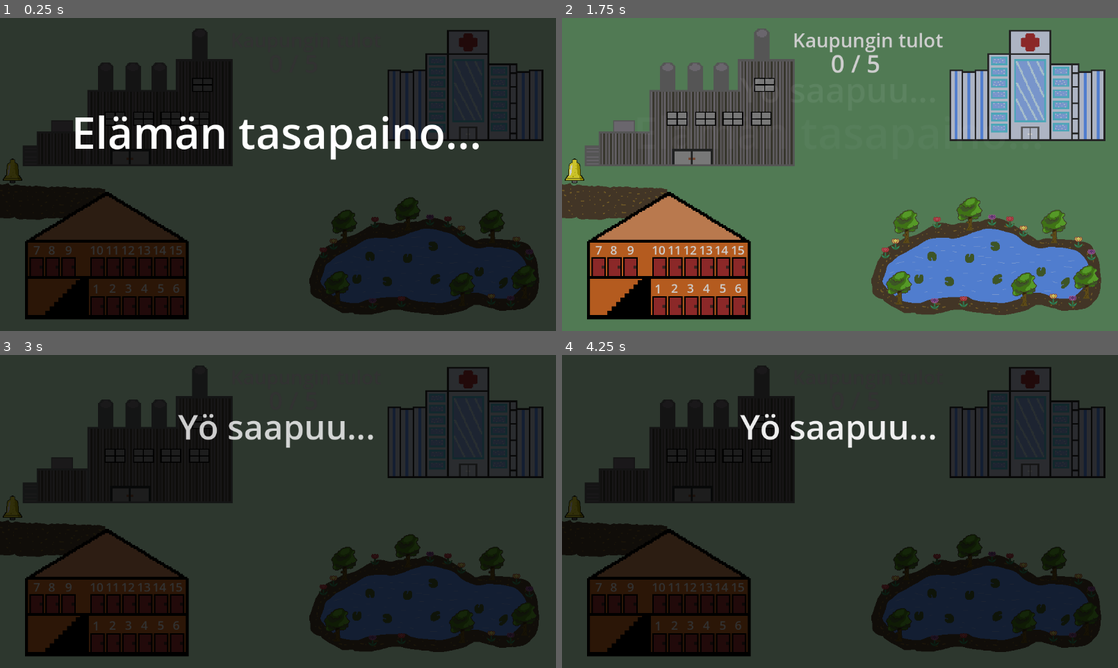
Above: before the commit, frames 1-4 (two rows, left to right).
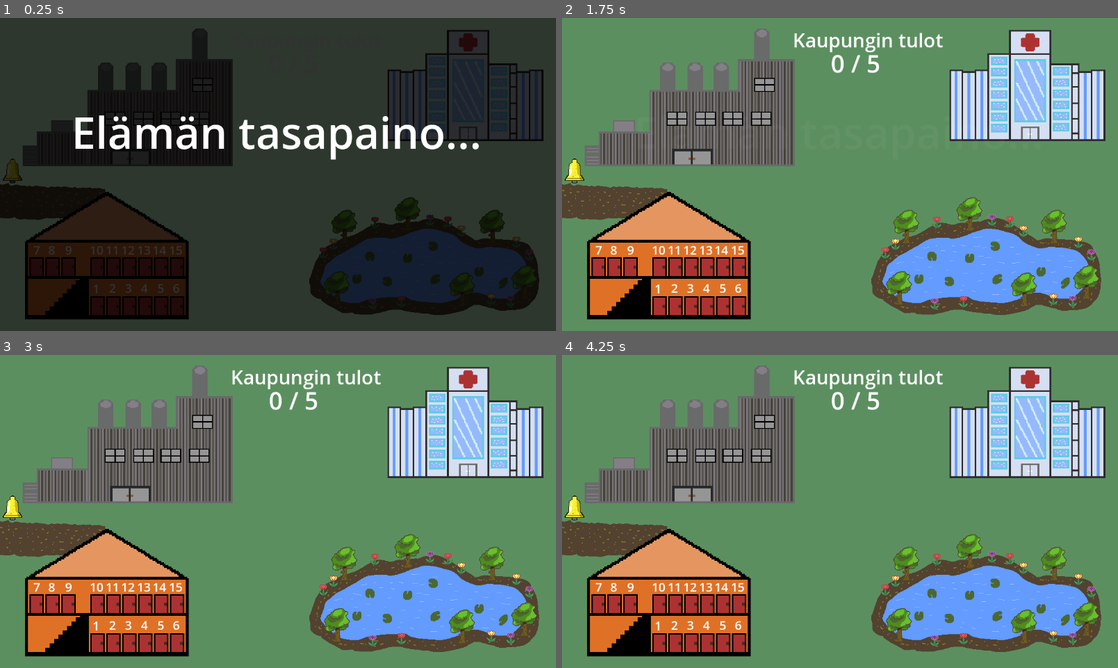
Above: after the commit, the same moments.

Repository: JuJuz1/Life-s-equilibrium
Game: Godot game, scene res://scenes/world.tscn
Two runs of this game, one before a commit and one after it. Both use one fixed random seed, a clock stepped at 60 frames per second and the inputs below.
Inputs (mouse positions are in pixels of both pictures, inside the frame that each line leads up to):
- Up to frame 1 (0.25 s): no input
- Up to frame 2 (1.75 s): tap Enter at 0.5 s; move the mouse to (962, 158) at 0.52 s; press the mouse at (962, 158) at 0.53 s; move the mouse to (728, 190) at 1.27 s; release the mouse at (728, 190) at 1.28 s; click (728, 190) at 1.35 s
- Up to frame 3 (3 s): move the mouse to (333, 442) at 2.02 s; press the mouse at (333, 442) at 2.03 s; move the mouse to (250, 574) at 2.77 s; release the mouse at (250, 574) at 2.78 s; click (250, 574) at 2.85 s
- Up to frame 4 (4.25 s): tap Space at 3.5 s; move the mouse to (1006, 558) at 3.52 s; press the mouse at (1006, 558) at 3.53 s

The runs differ from the first frame. In frame 2, 23% of the frame differs, in the area x 0-98%, y 3-95%; in frame 3, 97%, in the area x 0-100%, y 0-100%; in frame 4, 97%.

Commit message:
Day night cycle

Diff:
--- a/scenes/world.tscn
+++ b/scenes/world.tscn
@@ -20,7 +20,7 @@
 script = ExtResource("1_od65m")
 
 [node name="CanvasModulate" type="CanvasModulate" parent="."]
-color = Color(0.194349, 0.194349, 0.194349, 1)
+color = Color(0.196078, 0.196078, 0.196078, 1)
 
 [node name="TextureRect" type="TextureRect" parent="."]
 modulate = Color(0.411765, 0.760784, 0.439216, 0.564706)
@@ -154,6 +154,9 @@
 [node name="TimerRestart" type="Timer" parent="."]
 wait_time = 60.0
 
+[node name="TimerCycle" type="Timer" parent="."]
+wait_time = 15.0
+
 [node name="AudioMusic" type="AudioStreamPlayer" parent="."]
 editor_description = "https://pixabay.com/fi/music/sarjakuvia-your-game-comedy-173310/
 
--- a/scripts/character.gd
+++ b/scripts/character.gd
@@ -101,15 +101,12 @@
 	labels.labels_update(age, energy)
 
 	check_age_group()
-
 	timers_initialize()
 
 	# To prevent input
 	input_prevent = true
 	await get_tree().create_timer(1).timeout
 	var tween: Tween = create_tween().set_ease(Tween.EASE_IN_OUT).set_trans(Tween.TRANS_LINEAR)
-	# TODO: tweak
-	# Audio
 	tween.tween_property(self, "position:x", position.x + randi_range(380, 420), 2)
 	tween.tween_property(self, "position:y", position.y + randi_range(140, 200), 1)
 	tween.finished.connect(func() -> void:
@@ -136,7 +133,7 @@
 ## Start all timers
 ## [param enabled] whether or not the timers will be started or stopped
 func timers_state_change(enabled: bool) -> void:
-	print_debug("TIMERS: " + str(enabled))
+	#print_debug("TIMERS: " + str(enabled))
 	if not enabled:
 		# for timer in get_children()
 		# 	if timer is Timer:
--- a/scripts/world.gd
+++ b/scripts/world.gd
@@ -3,6 +3,7 @@
 
 ## Signals
 signal tutorial_over ## To know when tutorial is over
+signal night_finished ## To know when night is over
 
 ## Preload characters
 const CHARACTER_BASE = preload("res://scenes/character_base.tscn")
@@ -25,6 +26,12 @@
 ## Timer to automatically restart the game if no action (not moving a character) has been taken for 1 minute
 @onready var timer_restart: Timer = $TimerRestart
 const TIMER_RESTART_TIME: int = 60
+
+## Day-night cycle
+@onready var timer_cycle = $TimerCycle
+const TIMER_CYCLE_TIME: int = 15
+var dims_left: int = 3
+const DIM_AMOUNT: Color = Color(0.27, 0.27, 0.27, 0)
 
 ## Production of the town and limit when a new character arrives
 var production: int = 0
@@ -63,9 +70,9 @@
 	if event.is_action_pressed("quit"):
 		get_tree().quit()
 	if event.is_action_pressed("click"):
-		if started:
-			night()
-			return
+		#if started:
+			#night()
+			#return
 		start()
 
 
@@ -136,6 +143,10 @@
 	timer_restart.wait_time = TIMER_RESTART_TIME
 	timer_restart.start()
 
+	timer_cycle.timeout.connect(canvas_dim_cycle)
+	timer_cycle.wait_time = TIMER_CYCLE_TIME
+	timer_cycle.start()
+
 
 ## Spawns a new character
 func character_new_spawn() -> void:
@@ -205,27 +216,36 @@
 	for i in characters.size():
 		if characters[i] is Character:
 			var character: Character = characters[i]
+			# Save position
+			characters_positions[i] = character.global_position
 			# Doesn't affect arriving characters or characters that have not yet moved
 			if character.input_prevent or character.first_action:
+				character.input_prevent = true
 				continue
 			character.input_prevent = true
 			character.timers_state_change(false)
-			# Save position
-			characters_positions[i] = character.global_position
 			tween.tween_property(character, "global_position", Vector2($Dormitory.global_position.x + randi_range(-100, 100),
 				$Dormitory.global_position.y + randi_range(-50, 50)), 1.5)
 
 	canvas_dim(true)
+	# TODO: AUDIO
 	await get_tree().create_timer(7).timeout
 
+	tween_info = create_tween().set_ease(Tween.EASE_IN_OUT).set_trans(Tween.TRANS_CUBIC)
+	$UI/LabelInfo.text = "Aamu sarastaa..."
+	tween_info.tween_property($UI/LabelInfo, "modulate:a", 0, 3)
+
+	await get_tree().create_timer(1.5).timeout
+
+	canvas_dim(false)
 	var tween_out: Tween = create_tween().set_ease(Tween.EASE_IN_OUT).set_trans(Tween.TRANS_CUBIC).set_parallel(true)
 	for i in characters.size():
 		if characters[i] is Character:
 			var character: Character = characters[i]
 			# Doesn't affect arriving characters or characters that have not yet moved
 			if character.first_action:
+				character.input_prevent = false
 				continue
-			print(i)
 			# Bring back to previous position
 			tween_out.tween_property(character, "global_position", characters_positions[i], 1.5)
 			tween_out.finished.connect(func() -> void:
@@ -233,12 +253,9 @@
 				character.timers_state_change(true)
 				)
 
-	tween_info = create_tween().set_ease(Tween.EASE_IN_OUT).set_trans(Tween.TRANS_CUBIC)
-	$UI/LabelInfo.text = "Aamu saapuu..."
-	tween_info.tween_property($UI/LabelInfo, "modulate:a", 0, 1.5)
-	tween_info.finished.connect(func() -> void:
-		canvas_dim(false)
-		)
+	await get_tree().create_timer(1.5).timeout
+	night_finished.emit()
+	print("NIGHT FINISHED")
 
 
 ## Dims the canvasmodulate
@@ -249,6 +266,24 @@
 		tween.tween_property($CanvasModulate, "color", canvas_tint, 1)
 	else:
 		tween.tween_property($CanvasModulate, "color", Color(1, 1, 1, 1), 1)
+
+
+## Dims canvas by a small amount, when dimmed 3 times -> night
+func canvas_dim_cycle() -> void:
+	var canvas_color: Color = $CanvasModulate.color
+	var tween: Tween = create_tween().set_ease(Tween.EASE_IN_OUT).set_trans(Tween.TRANS_CUBIC).set_parallel(true)
+	tween.tween_property($CanvasModulate, "color", canvas_color - DIM_AMOUNT, 1)
+	#tween.tween_property($CanvasModulate, "color:g", $CanvasModulate.color.g8 - DIM_AMOUNT.g, 1)
+	#tween.tween_property($CanvasModulate, "color:b", $CanvasModulate.color.b8 - DIM_AMOUNT.b, 1)
+	dims_left -= 1
+	print("DIMS LEFT: " + str(dims_left))
+	if dims_left <= 0:
+		dims_left = 3
+		timer_cycle.stop()
+		night()
+		await night_finished
+		await get_tree().create_timer(1).timeout
+		timer_cycle.start()
 
 
 ## Restart the timer to restart the game
@@ -272,7 +307,7 @@
 
 	characters[id] = 0
 	# TODO: needs to be tested
-	production_limit = int(production_limit * 0.65)
+	production_limit = int(production_limit * 0.6)
 	$UI.update_label(production, production_limit)
 	# Make correct door red
 	$Dormitory.door_change(id, true)
@@ -283,7 +318,6 @@
 		$UI.show_lose()
 
 		# Audio
-		audio_music.play()
 		var tween_music: Tween = create_tween().set_ease(Tween.EASE_IN_OUT).set_trans(Tween.TRANS_CUBIC)
 		tween_music.tween_property(audio_music, "volume_db", -30, 7)
 
